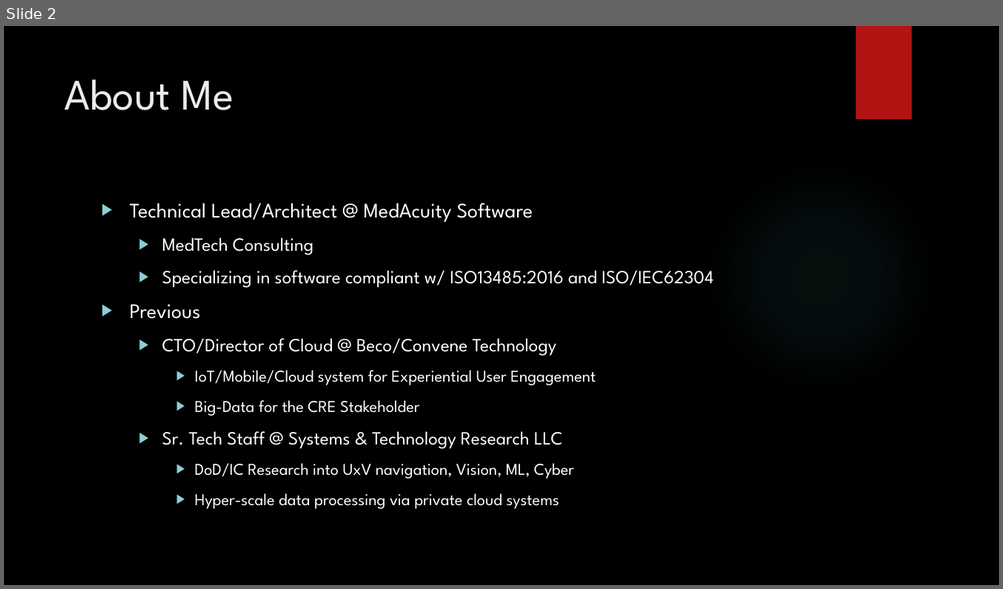
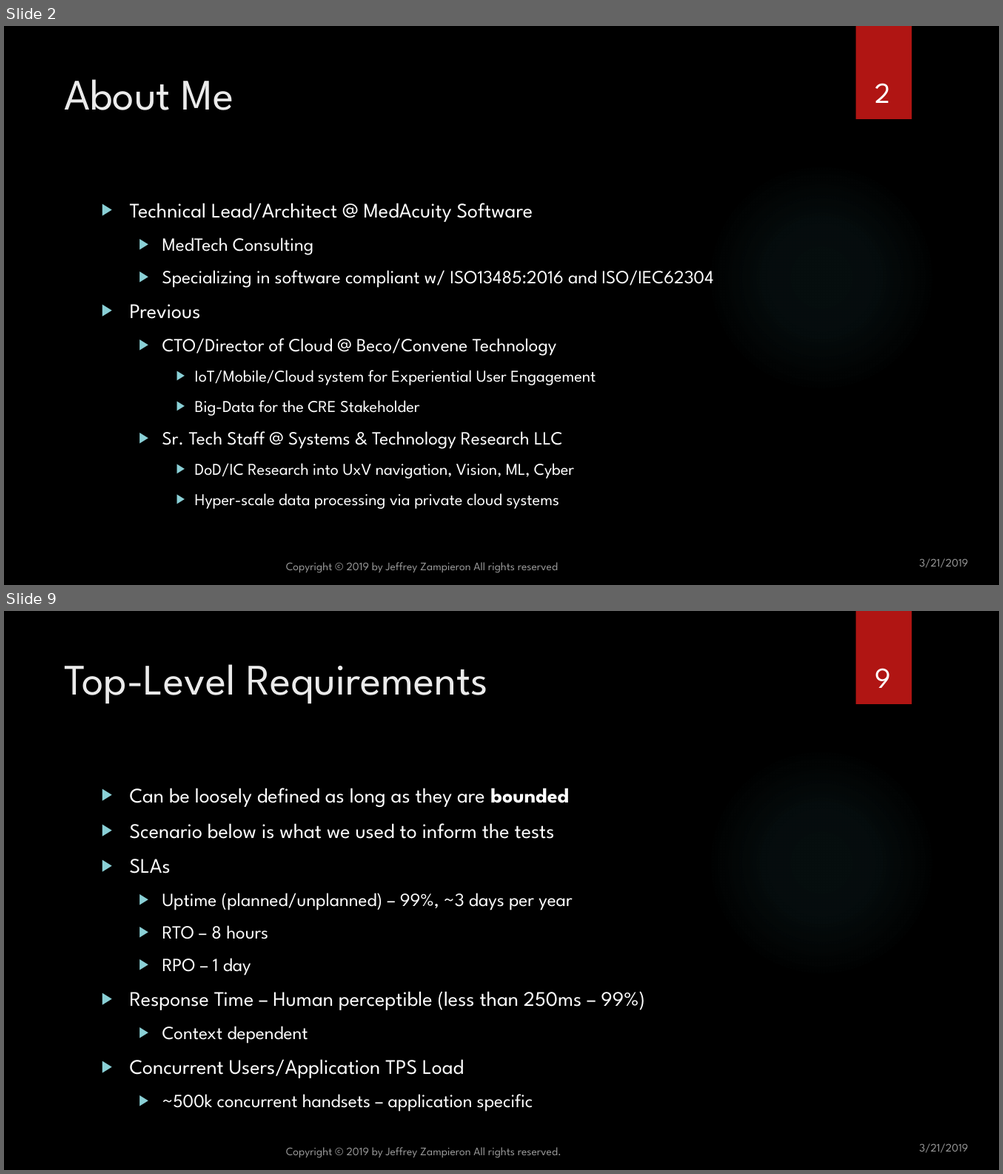
Before and after one commit to jzampieron/pgconf2019, a slide deck: presentation/JZ_PGConf2019.pptx. Shown one above the other, each under a label of ours: slide 2 before the commit, slides 2 and 9 after it; the slides between them are not shown. The pictures are 1003x589 and 1003x1174 pixels, drawn with LibreOffice and Linux fonts; fonts in the diff are those of the drawing; background and template pictures are left out. Boxes give left, top, right and bottom in pixels: in the first picture for what was removed or moved away, otherwise in the second. Text is boxed around its words. In the diff, an @@ line names an element or a change of style, - is before the commit and + after.

```diff
--- a/presentation/JZ_PGConf2019.pptx
+++ b/presentation/JZ_PGConf2019.pptx
@@ slide 9 added at (4, 611, 999, 1170), background picture (left out); not listed: 2 template elements that a slide beside it also shows @@
@@ title added at (64, 664, 488, 704), 42 pt, text #EBEBEB @@
+Top-Level Requirements
@@ page number added at (875, 668, 891, 688), 28 pt, text #FFFFFF @@
+9
@@ text added at (130, 788, 645, 1112), 20 pt, text #FFFFFF @@
+▶ Can be loosely defined as long as they are bounded
+▶ Scenario below is what we used to inform the tests
+▶ SLAs
+  ▶ Uptime (planned/unplanned) – 99%, ~3 days per year
+  ▶ RTO – 8 hours
+  ▶ RPO – 1 day
+▶ Response Time – Human perceptible (less than 250ms – 99%)
+  ▶ Context dependent
+▶ Concurrent Users/Application TPS Load
+  ▶ ~500k concurrent handsets – application specific
@@ text added at (286, 1147, 561, 1159), 11 pt, text #FFFFFF at 60% opacity @@
+Copyright © 2019 by Jeffrey Zampieron All rights reserved.
@@ text added at (919, 1144, 967, 1153), 11 pt, text #FFFFFF at 60% opacity @@
+3/21/2019
@@ slide 2 changed as well @@
@@ page number added at (875, 83, 891, 103), 28 pt, text #FFFFFF @@
+2
@@ text added at (286, 562, 558, 574), 11 pt, text #FFFFFF at 60% opacity @@
+Copyright © 2019 by Jeffrey Zampieron All rights reserved
@@ text added at (919, 559, 967, 568), 11 pt, text #FFFFFF at 60% opacity @@
+3/21/2019
```
Also in this commit, not shown: 2 other slides changed, 17 other slides added, 1 slide removed.
